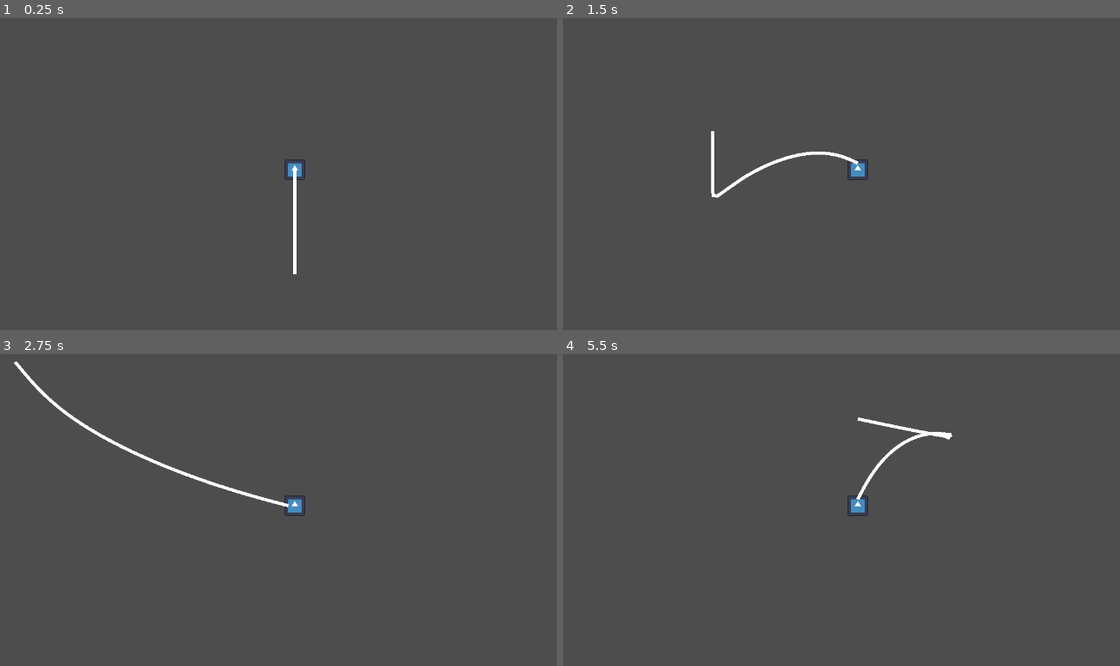
Above: before the commit, frames 1-4 (two rows, left to right).
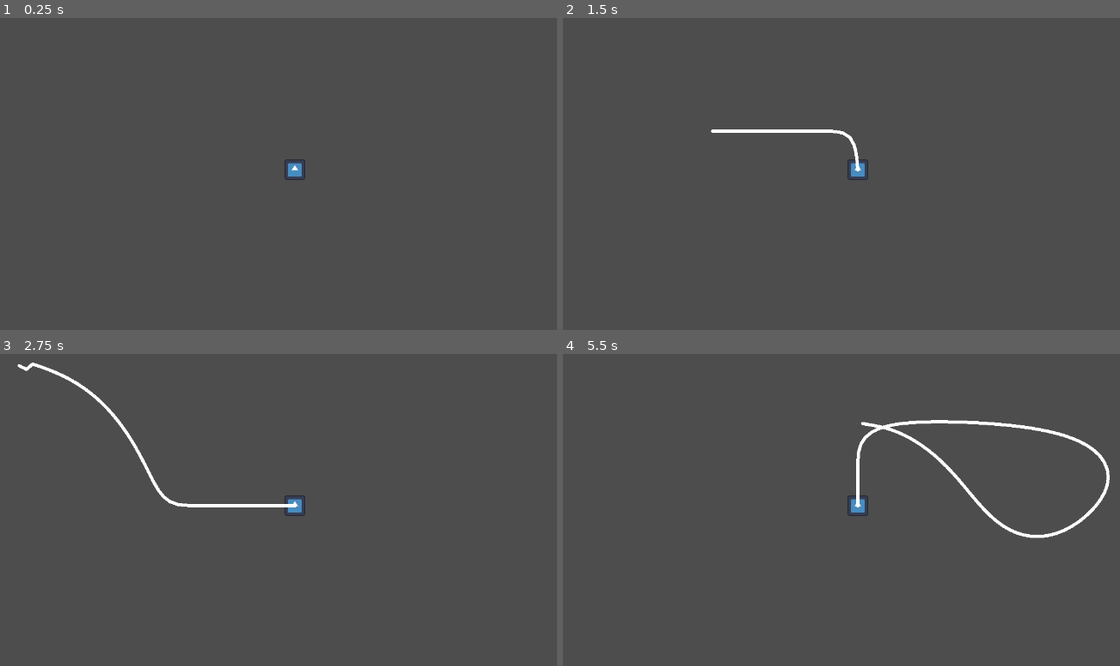
Above: after the commit, the same moments.

Repository: elementary-luke/GMTK2025
Game: Godot game, scene res://scenes/main.tscn
The game is run twice, just before and just after one commit, with the same random seed, the same clock (stepped at 60 frames per second) and the same inputs. The engine's default icon, where the game draws it, is replaced by a stand-in: a white triangle on a blue panel in a dark square.
Inputs:
- Up to frame 1 (0.25 s): no input
- Up to frame 2 (1.5 s): tap Enter at 0.5 s; hold Right (right) 0.53-1.28 s; hold Space (main_action, bound only after the commit) 0.53-1.28 s; hold Down (down) from 1.28 s (still down); tap Space (main_action, bound only after the commit) at 1.35 s
- Up to frame 3 (2.75 s): release Down (down) at 2.03 s; hold Right (right) from 2.03 s (still down); hold Space (main_action, bound only after the commit) from 2.03 s (still down)
- Up to frame 4 (5.5 s): release Right (right) at 2.78 s; release Space (main_action, bound only after the commit) at 2.78 s; hold Up (up) 2.78-3.53 s; tap Space (main_action, bound only after the commit) at 2.85, 4.35 s; hold Space (main_action, bound only after the commit) 3.53-4.28 s; hold Left (left) 3.53-5.03 s; hold Down (down) from 5.03 s (still down); hold Space (main_action, bound only after the commit) from 5.03 s (still down)

The runs differ from the first frame. In frame 1, 0.2% of the frame differs, in the area x 52-54%, y 48-83%; in frame 2, 0.8%; in frame 3, 1.3%; in frame 4, 1.7%, in the area x 52-99%, y 20-60%.

Commit message:
backup

Diff:
--- a/project.godot
+++ b/project.godot
@@ -55,6 +55,12 @@
 , Object(InputEventKey,"resource_local_to_scene":false,"resource_name":"","device":-1,"window_id":0,"alt_pressed":false …(183 unchanged characters)…
 ]
 }
+main_action={
+"deadzone": 0.2,
+"events": [Object(InputEventKey,"resource_local_to_scene":false,"resource_name":"","device":-1,"window_id":0,"alt_pressed":false,"shift_pressed":false,"ctrl_pressed":false,"meta_pressed":false,"pressed":false,"keycode":0,"physical_keycode":32,"key_label":0,"unicode":32,"location":0,"echo":false,"script":null)
+, Object(InputEventJoypadButton,"resource_local_to_scene":false,"resource_name":"","device":-1,"button_index":0,"pressure":0.0,"pressed":false,"script":null)
+]
+}
 
 [physics]
 
--- a/scenes/main.tscn
+++ b/scenes/main.tscn
@@ -25,3 +25,6 @@
 
 [node name="Rope" type="Line2D" parent="."]
 width = 2.0
+joint_mode = 2
+begin_cap_mode = 2
+end_cap_mode = 2
--- a/scripts/global.gd
+++ b/scripts/global.gd
@@ -1 +1,4 @@
 extends Node
+
+var Root
+var Player
--- a/scripts/main.gd
+++ b/scripts/main.gd
@@ -1,27 +1,50 @@
 extends Node2D
 
 var segments = []
-var seg_len = 2.5
-var nsegments = 50
+var seg_len = 5.0
+var start_nsegments = 5
+var start_pos = Vector2(0.0, 0.0)
 
 func _ready():
-	for i in range(0, nsegments):
+	Global.Root = self
+	for i in range(0, start_nsegments):
 		var inst = Segment.new()
-		inst.initialise(Vector2(0.0, seg_len * i))
-		segments.append(inst)
+		inst.initialise(Vector2(0.0, 0.0))
+		segments.insert(0, inst)
 
-func _physics_process(delta: float) -> void:
+func max_length():
+	return seg_len * segments.size()
+
+func add_segment():
+	var inst = Segment.new()
+	inst.initialise($Player.global_position)
+	segments.append(inst)
+
+func update(delta: float) -> void:
+	simulate()
 	draw_rope()
-	simulate()
 
 func draw_rope():
-	$Rope.points = segments.map(func(a): return a.pos)
+	var draw_points = segments.map(func(a): return a.pos) + [$Player.global_position]
+	$Rope.points = draw_points
+
+	var th = 1
+	var dist = segments[-th].pos.distance_to(segments[0].pos)
+
+	var min = max_length() - th * seg_len
+	var max = max_length() + seg_len
+	print(dist, " ", min, " ", max)
+	if dist >= max_length() - th * seg_len:
+		#print(dist)
+		pass
+	else:
+		pass
 
 func simulate():
 	for i in range(0, len(segments)):
 		var seg = segments[i]
 		var velo = seg.pos - seg.old_pos
-		velo *= 0.5
+		velo *= 0.2
 		seg.old_pos = seg.pos
 		seg.pos += velo
 		seg.pos.y += 0.0
@@ -29,11 +52,17 @@
 	for i in range(0, 10):
 		apply_constraints()
 
+	#if (segments[-1].pos - $Player.global_position).length() > seg_len:
+		#add_segment()
+
 func apply_constraints():
 	var first_seg = segments[0]
-	first_seg.pos = $Player.global_position
+	first_seg.pos = start_pos
 
-	segments[-1].pos = Vector2(0, 0)
+	if segments[-1].pos.distance_to($Player.global_position) > seg_len:
+		var offset = (segments[-1].pos - $Player.global_position).normalized() * seg_len
+		segments[-1].pos = $Player.global_position + offset
+
 	for i in range(0, len(segments) - 1):
 		var a = segments[i]
 		var b = segments[i + 1]
@@ -46,8 +75,7 @@
 		var n     = delta / dist
 		var corr  = n * (error * 0.5)
 
-		if i == 0:
-			# head anchored
+		if i == 0: #make sure starting point never moves
 			b.pos -= n * error
 		else:
 			a.pos += corr
--- a/scripts/player.gd
+++ b/scripts/player.gd
@@ -2,10 +2,40 @@
 
 var move = Vector2(0.0, 0.0)
 var speed = 2.0
+var segments = []
+var player_correction = Vector2(0, 0)
+var last = Vector2(0, 0)
+
+func _ready():
+	Global.Player = self
 
 func _physics_process(delta: float) -> void:
-	var intent = Vector2(0.0, 0.0)
+	segments = Global.Root.segments
+	var anchor_pos = segments[0].pos
+	var intent = Vector2.ZERO
 	intent.x = int(Input.is_action_pressed("right")) - int(Input.is_action_pressed("left"))
 	intent.y = int(Input.is_action_pressed("down")) - int(Input.is_action_pressed("up"))
 
-	position += intent * Vector2(speed, speed)
+	var move_dir = intent.normalized()
+	var move_step = move_dir * speed
+
+	var new_pos = global_position + move_step
+	var dist_to_anchor = (new_pos - anchor_pos).length()
+
+	if dist_to_anchor < Global.Root.max_length():
+		position += move_step
+	else:
+		var rope_vec = global_position - anchor_pos
+		var tangent = Vector2(-rope_vec.y, rope_vec.x).normalized()
+
+		var arc_strength = move_dir.dot(tangent)
+		var arc_move = tangent * arc_strength * speed
+
+		position += arc_move
+
+	var to_end = global_position.distance_to(segments[-1].pos)
+	if Input.is_action_pressed("main_action") && to_end >= Global.Root.seg_len * 0.8:
+		Global.Root.add_segment()
+		last = global_position
+
+	Global.Root.update(delta)
Not shown, added: scenes/main.tscn12476731522.tmp
Not shown, added: scenes/main.tscn12825368998.tmp
Not shown, added: scenes/main.tscn12838085945.tmp
Not shown, added: scenes/main.tscn12847846104.tmp
Not shown, added: scenes/main.tscn3296554212.tmp
Not shown, added: scenes/main.tscn3301700235.tmp
Not shown, added: scenes/main.tscn3322181682.tmp
Not shown, added: scenes/main.tscn3347017126.tmp
